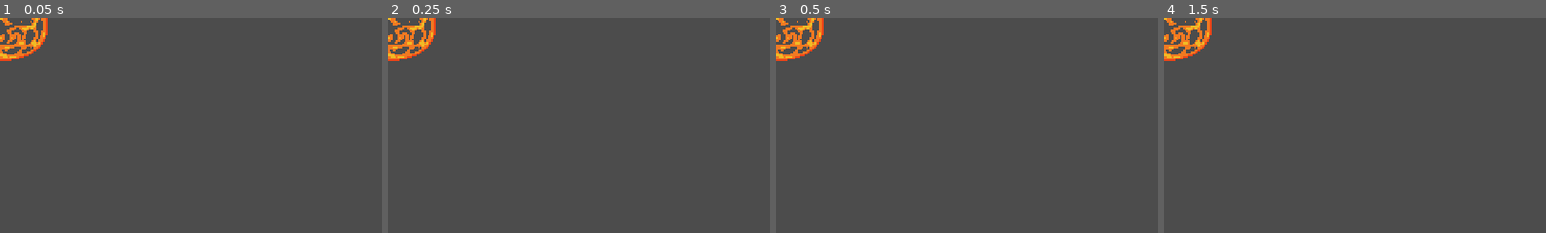
Above: before the commit, frames 1-4 (left to right).
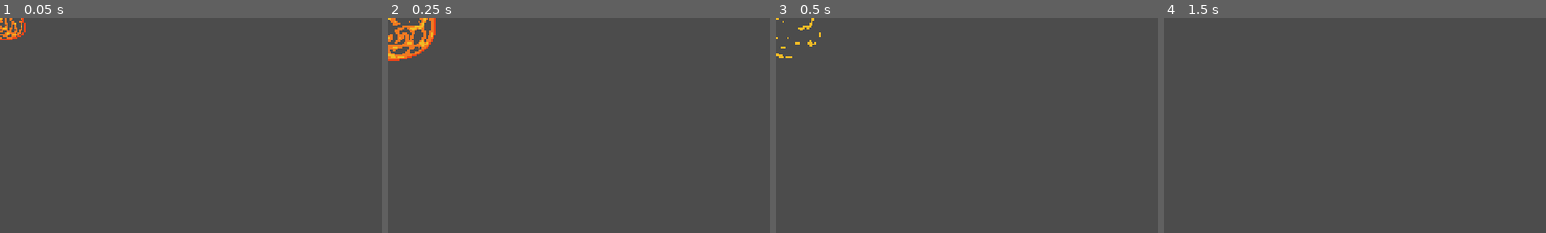
Above: after the commit, the same moments.

Repository: Alexcoti284/TankGameProyecto
Game: Godot game, scene res://Escenas/Efectos/Explosion.tscn
Same seed, same stepped clock (60 frames per second), same inputs: the game is played once before the commit and once after it. The project has no main scene, so this scene is started directly. Sound files missing from this copy of the repository are replaced by a short silence.
Inputs:
- Up to frame 1 (0.05 s): no input
- Up to frame 2 (0.25 s): no input
- Up to frame 3 (0.5 s): no input
- Up to frame 4 (1.5 s): tap Enter at 1.25 s
The pictures show only the part of the screen within x 0-50%, y 0-50%; the shares and areas given below are measured in that part.

The runs differ from the first frame. In frame 1, 1.3% of the frame differs, in the area x 0-13%, y 0-20%; in frame 2, nothing differs; in frame 3, 1.0%; in frame 4, 1.2%.
Error before the commit: Parse Error: The identifier "AudioManager" isn't declared in the current scope. (res://Scripts/Explosion.gd:5)

Commit message:
Animaciones i adiciones de componentes
Balas, rebote, humos i explosiones añadidas

Diff:
--- a/Bala.gd
+++ /dev/null
@@ -1,68 +0,0 @@
-extends KinematicBody2D
-
-var Explosion = preload("res://scenes/fx/Explosion.tscn")
-var Ricochet = preload("res://scenes/fx/Ricochet.tscn")
-var Smoke = preload("res://scenes/fx/Smoke.tscn")
-
-export var speed = 150.0
-export var maxRebounds = 1
-var currentRebounds
-var velocity = Vector2()
-
-class_name Bullet
-
-# Called when the node enters the scene tree for the first time.
-func _ready():
-	AudioManager.play(AudioManager.SOUNDS.SHOT)
-
-func setup(initialPosition: Vector2, initialVelocity: Vector2):
-	position = initialPosition
-	self.velocity = initialVelocity.normalized()
-	currentRebounds = 0
-	self.rotation = initialVelocity.angle()
-
-func destroy():
-	queue_free()
-
-# Called every frame. 'delta' is the elapsed time since the previous frame.
-func _physics_process(delta):
-	var collision = move_and_collide(velocity*delta*speed)
-	if (collision):
-		if (collision.collider.get_groups().has("destroyable")):
-			if (!collision.collider.get_groups().has("no_explosion")):
-				createExplosion(collision.collider.position)
-			collision.collider.destroy()
-			AudioManager.play(AudioManager.SOUNDS.BULLET_SHOT)
-			self.destroy()
-		else: # Collision with walls
-			if (currentRebounds >= maxRebounds):
-				instanceSmoke(true)
-				queue_free()
-			else:
-				velocity = velocity.bounce(collision.normal)
-				self.rotation = velocity.angle()
-				currentRebounds += 1;
-
-				# Ricochet
-				var ricochet = Ricochet.instance()
-				ricochet.position = position - collision.normal*$CollisionShape2D.shape.extents.x
-				ricochet.rotate(collision.normal.angle())
-				get_parent().add_child(ricochet)
-				AudioManager.play(AudioManager.SOUNDS.BOUNCE)
-
-func createExplosion(colliderPosition):
-	var explosion = Explosion.instance()
-	explosion.position = colliderPosition
-	get_parent().add_child(explosion)
-
-func getCollisionShapeExtents():
-	return $CollisionShape2D.shape.extents
-
-func getCollisionShape() -> Shape:
-	return $CollisionShape2D.shape
-
-func instanceSmoke(sound):
-	var smoke = Smoke.instance()
-	smoke.position = position
-	smoke.withSound = sound
-	get_parent().add_child(smoke)
--- /dev/null
+++ b/Colisiones/fonts/UniFont.tres
@@ -0,0 +1,6 @@
+[gd_resource type="DynamicFont" load_steps=2 format=2]
+
+[ext_resource path="res://fonts/Perfect DOS VGA 437 Win.ttf" type="DynamicFontData" id=1]
+
+[resource]
+font_data = ExtResource( 1 )
--- /dev/null
+++ b/Escenas/AudioManager.tscn
@@ -0,0 +1,11 @@
+[gd_scene load_steps=2 format=2]
+
+[ext_resource path="res://Scripts/AudioManager.gd" type="Script" id=1]
+
+[node name="AudioManager" type="Node2D"]
+pause_mode = 2
+script = ExtResource( 1 )
+
+[node name="MusicaFondo" type="AudioStreamPlayer" parent="."]
+
+[connection signal="finished" from="MusicaFondo" to="." method="_on_MusicaFondo_finished"]
--- a/Escenas/Bala.tscn
+++ b/Escenas/Bala.tscn
@@ -1,12 +1,19 @@
-[gd_scene load_steps=2 format=2]
+[gd_scene load_steps=4 format=2]
 
-[ext_resource path="res://Bala.gd" type="Script" id=1]
+[ext_resource path="res://Scripts/Bala.gd" type="Script" id=1]
+[ext_resource path="res://Sprites/bulletv3.png" type="Texture" id=2]
 
-[node name="Bala" type="KinematicBody2D"]
+[sub_resource type="RectangleShape2D" id=1]
+extents = Vector2( 3, 2 )
+
+[node name="Bala" type="KinematicBody2D" groups=["Destruible"]]
 collision_layer = 4
 collision_mask = 7
 script = ExtResource( 1 )
 
 [node name="Sprite" type="Sprite" parent="."]
+texture = ExtResource( 2 )
+offset = Vector2( 0.5, 0 )
 
 [node name="CollisionShape2D" type="CollisionShape2D" parent="."]
+shape = SubResource( 1 )
--- a/Escenas/Efectos/Explosion.tscn
+++ b/Escenas/Efectos/Explosion.tscn
@@ -1,10 +1,87 @@
-[gd_scene load_steps=4 format=2]
+[gd_scene load_steps=9 format=2]
 
 [ext_resource path="res://Sprites/blast-Sheet.png" type="Texture" id=1]
 [ext_resource path="res://Scripts/Explosion.gd" type="Script" id=2]
 
 [sub_resource type="CircleShape2D" id=1]
 radius = 29.96
+
+[sub_resource type="Animation" id=2]
+length = 0.001
+tracks/0/type = "value"
+tracks/0/path = NodePath("Sprite:texture")
+tracks/0/interp = 1
+tracks/0/loop_wrap = true
+tracks/0/imported = false
+tracks/0/enabled = true
+tracks/0/keys = {
+"times": PoolRealArray( 0 ),
+"transitions": PoolRealArray( 1 ),
+"update": 0,
+"values": [ ExtResource( 1 ) ]
+}
+tracks/1/type = "value"
+tracks/1/path = NodePath("Sprite:frame")
+tracks/1/interp = 1
+tracks/1/loop_wrap = true
+tracks/1/imported = false
+tracks/1/enabled = true
+tracks/1/keys = {
+"times": PoolRealArray( 0 ),
+"transitions": PoolRealArray( 1 ),
+"update": 0,
+"values": [ 0 ]
+}
+tracks/2/type = "value"
+tracks/2/path = NodePath("CollisionShape2D:shape")
+tracks/2/interp = 1
+tracks/2/loop_wrap = true
+tracks/2/imported = false
+tracks/2/enabled = true
+tracks/2/keys = {
+"times": PoolRealArray( 0 ),
+"transitions": PoolRealArray( 1 ),
+"update": 0,
+"values": [ SubResource( 1 ) ]
+}
+
+[sub_resource type="RectangleShape2D" id=3]
+extents = Vector2( 6.928, 5.713 )
+
+[sub_resource type="RectangleShape2D" id=5]
+extents = Vector2( 15.799, 10.571 )
+
+[sub_resource type="CircleShape2D" id=6]
+radius = 29.96
+
+[sub_resource type="Animation" id=4]
+resource_name = "default"
+length = 0.75
+step = 0.05
+tracks/0/type = "value"
+tracks/0/path = NodePath("CollisionShape2D:shape")
+tracks/0/interp = 1
+tracks/0/loop_wrap = true
+tracks/0/imported = false
+tracks/0/enabled = true
+tracks/0/keys = {
+"times": PoolRealArray( 0, 0.05, 0.1 ),
+"transitions": PoolRealArray( 1, 1, 1 ),
+"update": 1,
+"values": [ SubResource( 3 ), SubResource( 5 ), SubResource( 6 ) ]
+}
+tracks/1/type = "value"
+tracks/1/path = NodePath("Sprite:frame")
+tracks/1/interp = 1
+tracks/1/loop_wrap = true
+tracks/1/imported = false
+tracks/1/enabled = true
+tracks/1/keys = {
+"times": PoolRealArray( 0, 0.05, 0.1, 0.2, 0.3, 0.4, 0.5, 0.6, 0.7 ),
+"transitions": PoolRealArray( 1, 1, 1, 1, 1, 1, 1, 1, 1 ),
+"update": 0,
+"values": [ 0, 1, 2, 2, 2, 3, 3, 4, 4 ]
+}
 
 [node name="Explosion" type="Area2D"]
 z_index = 2
@@ -16,9 +93,12 @@
 shape = SubResource( 1 )
 
 [node name="AnimationPlayer" type="AnimationPlayer" parent="."]
-root_node = NodePath("../CollisionShape2D")
+anims/RESET = SubResource( 2 )
+anims/default = SubResource( 4 )
 
 [node name="Sprite" type="Sprite" parent="."]
 texture = ExtResource( 1 )
 hframes = 6
-frame = 2
+
+[connection signal="body_entered" from="." to="." method="_on_Explosion_body_entered"]
+[connection signal="animation_finished" from="AnimationPlayer" to="." method="_on_AnimationPlayer_animation_finished"]
--- /dev/null
+++ b/Escenas/Efectos/Humo.tscn
@@ -0,0 +1,44 @@
+[gd_scene load_steps=10 format=2]
+
+[ext_resource path="res://Scripts/Humo.gd" type="Script" id=1]
+[ext_resource path="res://Sprites/smoke-Sheet.png" type="Texture" id=2]
+
+[sub_resource type="AtlasTexture" id=1]
+atlas = ExtResource( 2 )
+region = Rect2( 0, 0, 16, 16 )
+
+[sub_resource type="AtlasTexture" id=2]
+atlas = ExtResource( 2 )
+region = Rect2( 16, 0, 16, 16 )
+
+[sub_resource type="AtlasTexture" id=3]
+atlas = ExtResource( 2 )
+region = Rect2( 32, 0, 16, 16 )
+
+[sub_resource type="AtlasTexture" id=4]
+atlas = ExtResource( 2 )
+region = Rect2( 48, 0, 16, 16 )
+
+[sub_resource type="AtlasTexture" id=5]
+atlas = ExtResource( 2 )
+region = Rect2( 64, 0, 16, 16 )
+
+[sub_resource type="AtlasTexture" id=6]
+atlas = ExtResource( 2 )
+region = Rect2( 80, 0, 16, 16 )
+
+[sub_resource type="SpriteFrames" id=7]
+animations = [ {
+"frames": [ SubResource( 1 ), SubResource( 2 ), SubResource( 3 ), SubResource( 4 ), SubResource( 5 ), SubResource( 6 ) ],
+"loop": true,
+"name": "default",
+"speed": 5.0
+} ]
+
+[node name="Humo" type="Node2D"]
+script = ExtResource( 1 )
+
+[node name="AnimatedSprite" type="AnimatedSprite" parent="."]
+frames = SubResource( 7 )
+
+[connection signal="animation_finished" from="AnimatedSprite" to="." method="_on_AnimatedSprite_animation_finished"]
--- /dev/null
+++ b/Escenas/Efectos/IniExplosion.tscn
@@ -0,0 +1,52 @@
+[gd_scene load_steps=12 format=2]
+
+[ext_resource path="res://Sprites/explosion-Sheet.png" type="Texture" id=1]
+[ext_resource path="res://Scripts/IniExplosion.gd" type="Script" id=2]
+
+[sub_resource type="AtlasTexture" id=1]
+atlas = ExtResource( 1 )
+region = Rect2( 0, 0, 16, 16 )
+
+[sub_resource type="AtlasTexture" id=2]
+atlas = ExtResource( 1 )
+region = Rect2( 16, 0, 16, 16 )
+
+[sub_resource type="AtlasTexture" id=3]
+atlas = ExtResource( 1 )
+region = Rect2( 32, 0, 16, 16 )
+
+[sub_resource type="AtlasTexture" id=4]
+atlas = ExtResource( 1 )
+region = Rect2( 48, 0, 16, 16 )
+
+[sub_resource type="AtlasTexture" id=5]
+atlas = ExtResource( 1 )
+region = Rect2( 64, 0, 16, 16 )
+
+[sub_resource type="AtlasTexture" id=6]
+atlas = ExtResource( 1 )
+region = Rect2( 80, 0, 16, 16 )
+
+[sub_resource type="AtlasTexture" id=7]
+atlas = ExtResource( 1 )
+region = Rect2( 96, 0, 16, 16 )
+
+[sub_resource type="AtlasTexture" id=8]
+atlas = ExtResource( 1 )
+region = Rect2( 112, 0, 16, 16 )
+
+[sub_resource type="SpriteFrames" id=9]
+animations = [ {
+"frames": [ SubResource( 1 ), SubResource( 2 ), SubResource( 3 ), SubResource( 4 ), SubResource( 5 ), SubResource( 6 ), SubResource( 7 ), SubResource( 8 ) ],
+"loop": true,
+"name": "default",
+"speed": 5.0
+} ]
+
+[node name="IniExplosion" type="Node2D"]
+script = ExtResource( 2 )
+
+[node name="AnimatedSprite" type="AnimatedSprite" parent="."]
+frames = SubResource( 9 )
+
+[connection signal="animation_finished" from="AnimatedSprite" to="." method="_on_AnimatedSprite_animation_finished"]
--- /dev/null
+++ b/Escenas/Efectos/Rebote.tscn
@@ -0,0 +1,45 @@
+[gd_scene load_steps=10 format=2]
+
+[ext_resource path="res://Scripts/Rebote.gd" type="Script" id=1]
+[ext_resource path="res://Sprites/bounce-Sheet.png" type="Texture" id=2]
+
+[sub_resource type="AtlasTexture" id=1]
+atlas = ExtResource( 2 )
+region = Rect2( 0, 0, 16, 16 )
+
+[sub_resource type="AtlasTexture" id=2]
+atlas = ExtResource( 2 )
+region = Rect2( 16, 0, 16, 16 )
+
+[sub_resource type="AtlasTexture" id=3]
+atlas = ExtResource( 2 )
+region = Rect2( 32, 0, 16, 16 )
+
+[sub_resource type="AtlasTexture" id=4]
+atlas = ExtResource( 2 )
+region = Rect2( 48, 0, 16, 16 )
+
+[sub_resource type="AtlasTexture" id=5]
+atlas = ExtResource( 2 )
+region = Rect2( 64, 0, 16, 16 )
+
+[sub_resource type="AtlasTexture" id=6]
+atlas = ExtResource( 2 )
+region = Rect2( 80, 0, 16, 16 )
+
+[sub_resource type="SpriteFrames" id=7]
+animations = [ {
+"frames": [ SubResource( 1 ), SubResource( 2 ), SubResource( 3 ), SubResource( 4 ), SubResource( 5 ), SubResource( 6 ), null ],
+"loop": true,
+"name": "default",
+"speed": 5.0
+} ]
+
+[node name="Node2D" type="Node2D"]
+z_index = -2
+script = ExtResource( 1 )
+
+[node name="AnimatedSprite" type="AnimatedSprite" parent="."]
+frames = SubResource( 7 )
+
+[connection signal="animation_finished" from="AnimatedSprite" to="." method="_on_AnimatedSprite_animation_finished"]
--- /dev/null
+++ b/Escenas/Main.tscn
@@ -0,0 +1,6 @@
+[gd_scene load_steps=2 format=2]
+
+[ext_resource path="res://Scripts/Main.gd" type="Script" id=1]
+
+[node name="Main" type="Node2D"]
+script = ExtResource( 1 )
--- /dev/null
+++ b/Scripts/AudioManager.gd
@@ -0,0 +1,129 @@
+extends Node
+
+var num_players = 8
+var available = []  # The available players.
+var queue = []  # The queue of sounds to play.
+var introPlaying = false
+var outroPlaying = false
+
+signal intro_finished
+
+enum SOUNDS {
+	SMOKE,
+	SHOT,
+	BOUNCE,
+	TANK_MOVE,
+	MINE,
+	BLAST,
+	TANK_DEATH,
+	BULLET_SHOT,
+	MINE_CANT,
+	TANK_KILL
+}
+
+enum TRACKS {
+	WIN,
+	LOSE,
+	INTRO,
+	MAIN,
+	REPLAY,
+}
+
+func _ready():
+	# Create the pool of AudioStreamPlayer nodes.
+	for i in num_players:
+		var p = AudioStreamPlayer.new()
+		add_child(p)
+		available.append(p)
+		p.connect("finished", self, "_on_stream_finished", [p])
+		p.bus = "master"
+
+func _on_stream_finished(stream):
+	# When finished playing a stream, make the player available again.
+	available.append(stream)
+
+func play(sound):
+	queue.append(sound)
+
+func startBGMusic(track):
+	match(track):
+		TRACKS.INTRO:
+			$BGMusic.stream = preload("res://SFX/intro.wav")
+			$BGMusic.volume_db = -5
+			$BGMusic.play()
+			introPlaying = true
+		TRACKS.MAIN:
+			$BGMusic.stream = preload("res://SFX/main.wav")
+			$BGMusic.volume_db = -5
+			$BGMusic.play()
+		TRACKS.WIN:
+			if ($BGMusic.stream != preload("res://SFX/lose.wav")): # We don't want this to play when we already lost and the lose sfx is playing
+				$BGMusic.stream = preload("res://SFX/win.wav")
+				$BGMusic.volume_db = -5
+				$BGMusic.play()
+				outroPlaying = true
+		TRACKS.LOSE:
+			if ($BGMusic.stream != preload("res://SFX/win.wav")): # We don't want this to play when we already won and the win sfx is playing
+				$BGMusic.stream = preload("res://SFX/lose.wav")
+				$BGMusic.volume_db = -5
+				$BGMusic.play()
+				outroPlaying = true
+		TRACKS.REPLAY:
+			$BGMusic.stream = preload("res://SFX/replay.wav")
+			$BGMusic.volume_db = -5
+			$BGMusic.play()
+			introPlaying = true
+
+func _process(_delta):
+	# Play a queued sound if any players are available.
+	if not queue.empty() and not available.empty():
+		var sound = queue.pop_front()
+		match(sound):
+			SOUNDS.SMOKE:
+				available[0].stream = preload("res://SFX/smoke.wav")
+				available[0].volume_db = -15
+			SOUNDS.SHOT:
+				available[0].stream = preload("res://SFX/shot.wav")
+				available[0].volume_db = -10
+			SOUNDS.BOUNCE:
+				available[0].stream = preload("res://SFX/bounce.wav")
+				available[0].volume_db = -2
+			SOUNDS.TANK_MOVE:
+				available[0].stream = preload("res://SFX/tank_move.wav")
+				available[0].volume_db = -10
+			SOUNDS.MINE:
+				available[0].stream = preload("res://SFX/mine.wav")
+				available[0].volume_db = -10
+			SOUNDS.BLAST:
+				available[0].stream = preload("res://SFX/bomb.wav")
+				available[0].stream.loop_mode = 0
+				available[0].volume_db = -15
+			SOUNDS.TANK_DEATH:
+				available[0].stream = preload("res://SFX/tank_death.wav")
+				available[0].stream.loop_mode = 0
+				available[0].volume_db = -15
+			SOUNDS.BULLET_SHOT:
+				available[0].stream = preload("res://SFX/bullet_shot.wav")
+				available[0].stream.loop_mode = 0
+				available[0].volume_db = -15
+			SOUNDS.MINE_CANT:
+				available[0].stream = preload("res://SFX/mine_cant.wav")
+				available[0].stream.loop_mode = 0
+				available[0].volume_db = -5
+			SOUNDS.TANK_KILL:
+				available[0].stream = preload("res://SFX/tank_kill.wav")
+				available[0].stream.loop_mode = 0
+				available[0].volume_db = -6
+		available[0].play()
+		available.pop_front()
+
+func _on_MusicaFondo_finished():
+	if (introPlaying):
+		emit_signal("intro_finished")
+		introPlaying = false
+		startBGMusic(TRACKS.MAIN)
+	else:
+		if (outroPlaying):
+			outroPlaying = false
+		else:
+			startBGMusic(TRACKS.INTRO)
--- /dev/null
+++ b/Scripts/Bala.gd
@@ -0,0 +1,68 @@
+extends KinematicBody2D
+
+var Explosion = preload("res://Escenas/Efectos/Explosion.tscn")
+var Ricochet = preload("res://Escenas/Efectos/Rebote.tscn")
+var Smoke = preload("res://Escenas/Efectos/Humo.tscn")
+
+export var speed = 150.0
+export var maxRebounds = 1
+var currentRebounds
+var velocity = Vector2()
+
+class_name Bullet
+
+# Called when the node enters the scene tree for the first time.
+func _ready():
+	AudioManager.play(AudioManager.SOUNDS.SHOT)
+
+func setup(initialPosition: Vector2, initialVelocity: Vector2):
+	position = initialPosition
+	self.velocity = initialVelocity.normalized()
+	currentRebounds = 0
+	self.rotation = initialVelocity.angle()
+
+func destroy():
+	queue_free()
+
+# Called every frame. 'delta' is the elapsed time since the previous frame.
+func _physics_process(delta):
+	var collision = move_and_collide(velocity*delta*speed)
+	if (collision):
+		if (collision.collider.get_groups().has("destroyable")):
+			if (!collision.collider.get_groups().has("no_explosion")):
+				createExplosion(collision.collider.position)
+			collision.collider.destroy()
+			AudioManager.play(AudioManager.SOUNDS.BULLET_SHOT)
+			self.destroy()
+		else: # Collision with walls
+			if (currentRebounds >= maxRebounds):
+				instanceSmoke(true)
+				queue_free()
+			else:
+				velocity = velocity.bounce(collision.normal)
+				self.rotation = velocity.angle()
+				currentRebounds += 1;
+
+				# Ricochet
+				var ricochet = Ricochet.instance()
+				ricochet.position = position - collision.normal*$CollisionShape2D.shape.extents.x
+				ricochet.rotate(collision.normal.angle())
+				get_parent().add_child(ricochet)
+				AudioManager.play(AudioManager.SOUNDS.BOUNCE)
+
+func createExplosion(colliderPosition):
+	var explosion = Explosion.instance()
+	explosion.position = colliderPosition
+	get_parent().add_child(explosion)
+
+func getCollisionShapeExtents():
+	return $CollisionShape2D.shape.extents
+
+func getCollisionShape() -> Shape:
+	return $CollisionShape2D.shape
+
+func instanceSmoke(sound):
+	var smoke = Smoke.instance()
+	smoke.position = position
+	smoke.withSound = sound
+	get_parent().add_child(smoke)
--- /dev/null
+++ b/Scripts/Debug.gd
@@ -0,0 +1,16 @@
+extends Node
+
+
+# Declare member variables here. Examples:
+# var a = 2
+# var b = "text"
+
+
+# Called when the node enters the scene tree for the first time.
+func _ready():
+	pass # Replace with function body.
+
+
+# Called every frame. 'delta' is the elapsed time since the previous frame.
+#func _process(delta):
+#	pass
--- a/Scripts/Explosion.gd
+++ b/Scripts/Explosion.gd
@@ -4,7 +4,7 @@
 	$AnimationPlayer.play("default")
 	AudioManager.play(AudioManager.SOUNDS.BLAST)
 
-func _on_Blast_body_entered(body):
+func _on_Explosion_body_entered(body):
 	if body.get_groups().has("destroyable"):
 		body.destroy()
 	# Nodes that can be blasted play an animation before getting destroyed
--- /dev/null
+++ b/Scripts/Humo.gd
@@ -0,0 +1,12 @@
+extends Node2D
+
+export var withSound = true
+
+# Called when the node enters the scene tree for the first time.
+func _ready():
+	$AnimatedSprite.play("default")
+	if (withSound):
+		AudioManager.play(AudioManager.SOUNDS.SMOKE)
+
+func _on_AnimatedSprite_animation_finished():
+	queue_free()
--- /dev/null
+++ b/Scripts/IniExplosion.gd
@@ -0,0 +1,12 @@
+extends Node2D
+
+export var withSound = true
+
+# Called when the node enters the scene tree for the first time.
+func _ready():
+	$AnimatedSprite.play("default")
+	if (withSound):
+		AudioManager.play(AudioManager.SOUNDS.SMOKE)
+
+func _on_AnimatedSprite_animation_finished():
+	queue_free()
--- /dev/null
+++ b/Scripts/Main.gd
@@ -0,0 +1,52 @@
+extends Node
+var levels = []
+var currentLevelIndex = -1
+var currentLevel
+
+# Called when the node enters the scene tree for the first time.
+func _ready():
+	# Get levels
+	var levelsdir = Directory.new()
+	levelsdir.open("res://Escenas//levels")
+	levelsdir.list_dir_begin(true, true)
+	var levelStringFormat = levelsdir.get_current_dir() + "/%s"
+	var level = levelsdir.get_next() # Getting first file
+	level = levelsdir.get_next() # Ignoring "Level.tscn"
+
+	# Start the game at a specific level (Default is #1)
+	for i in Debug.STARTING_LEVEL: level = levelsdir.get_next() # Ignoring Levels
+
+	while(level != ""):
+		var levelString = levelStringFormat % level
+		var loadedLevel = load(levelString)
+		levels.append(loadedLevel)
+		level = levelsdir.get_next()
+
+	# warning-ignore:return_value_discarded
+	AudioManager.connect("intro_finished", self, "unpause")
+	nextLevel()
+
+func nextLevel():
+	currentLevelIndex += 1
+	if currentLevelIndex < levels.size():
+		if currentLevel: currentLevel.queue_free()
+		get_tree().paused = true
+		AudioManager.startBGMusic(AudioManager.TRACKS.INTRO)
+		_addCurrentLevel()
+	else:
+		get_tree().quit()
+
+func restartLevel():
+	currentLevel.queue_free()
+	get_tree().paused = true
+	AudioManager.startBGMusic(AudioManager.TRACKS.REPLAY)
+	_addCurrentLevel()
+
+func _addCurrentLevel():
+	currentLevel = levels[currentLevelIndex].instance()
+	currentLevel.connect("enemies_killed", self, 'nextLevel')
+	currentLevel.connect("player_died", self, 'restartLevel')
+	add_child(currentLevel)
+
+func unpause():
+	get_tree().paused = false
--- /dev/null
+++ b/Scripts/Rebote.gd
@@ -0,0 +1,7 @@
+extends Node2D
+
+func _ready():
+	$AnimatedSprite.play("default")
+
+func _on_AnimatedSprite_animation_finished():
+	queue_free()
--- a/project.godot
+++ b/project.godot
@@ -12,7 +12,7 @@
 "base": "KinematicBody2D",
 "class": "Bullet",
 "language": "GDScript",
-"path": "res://Bala.gd"
+"path": "res://Scripts/Bala.gd"
 } ]
 _global_script_class_icons={
 "Bullet": ""
@@ -26,6 +26,11 @@
 [audio]
 
 default_bus_layout="res://Sprites/default_bus_layout.tres"
+
+[autoload]
+
+AudioManager="*res://Escenas/AudioManager.tscn"
+Debug="*res://Scripts/Debug.gd"
 
 [display]
 
Not shown, added: SFX/bomb.wav.import
Not shown, added: SFX/bounce.wav.import
Not shown, added: SFX/bullet_shot.wav.import
Not shown, added: SFX/intro.wav.import
Not shown, added: SFX/lose.wav.import
Not shown, added: SFX/main.wav.import
Not shown, added: SFX/mine.wav.import
Not shown, added: SFX/mine_cant.wav.import
Not shown, added: SFX/mine_tick.wav.import
Not shown, added: SFX/replay.wav.import
Not shown, added: SFX/shot.wav.import
Not shown, added: SFX/smoke.wav.import
(and 22 more such lines)
